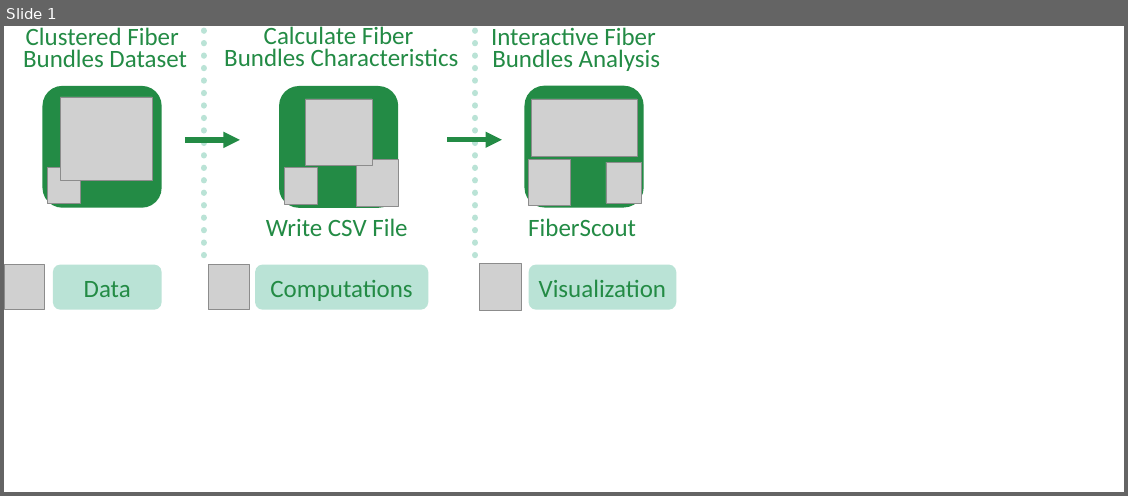
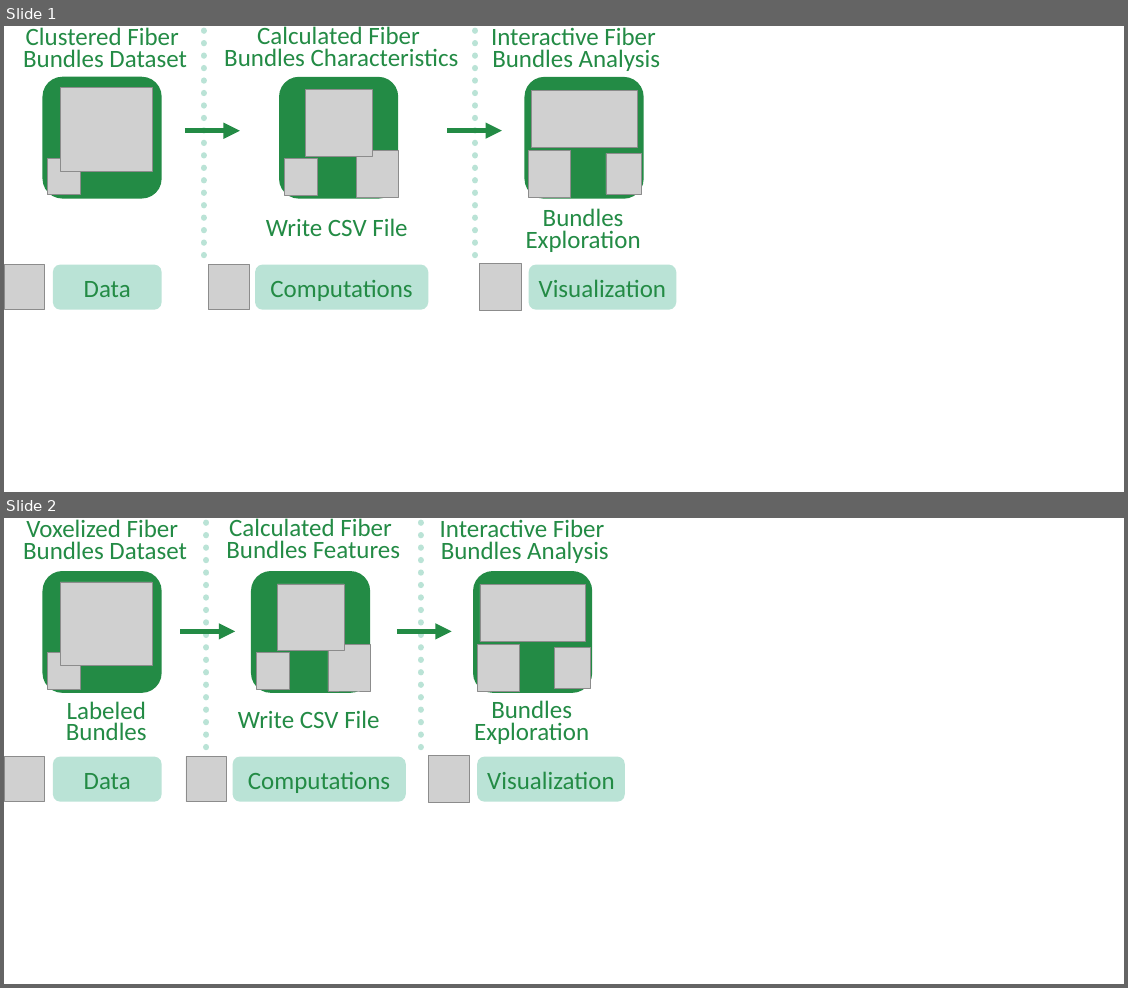
Before and after one commit to bhattaca/metaTracts_tvcg, a slide deck: images/MetaTractsToFiberScout_workflow.pptx. Shown one above the other, each under a label of ours: slide 1 before the commit, slides 1 and 2 after it. The pictures are 1128x496 and 1128x988 pixels, drawn with LibreOffice and Linux fonts; fonts in the diff are those of the drawing; grey boxes stand for pictures. Boxes give left, top, right and bottom in pixels: in the first picture for what was removed or moved away, otherwise in the second. Text is boxed around its words. In the diff, an @@ line names an element or a change of style, - is before the commit and + after.

```diff
--- a/images/MetaTractsToFiberScout_workflow.pptx
+++ b/images/MetaTractsToFiberScout_workflow.pptx
@@ slide 2 added at <box>4,518,1124,984</box>, background #FFFFFF @@
@@ text added at <box>23,519,186,559</box>, 32 pt, text #238B45 @@
+Voxelized Fiber
+Bundles Dataset
@@ line added from (206, 522) to (206, 751), #BAE3D6 8 pt dashed @@
@@ text added at <box>226,518,400,558</box>, 32 pt, text #238B45 @@
+Calculated Fiber
+Bundles Features
@@ line added from (421, 522) to (421, 755), #BAE3D6 8 pt dashed @@
@@ text added at <box>440,519,609,563</box>, 32 pt, text #238B45 @@
+Interactive Fiber
+Bundles Analysis
@@ rounded rectangle added at <box>43,571,162,693</box>, fill #238B45 @@
@@ picture added at <box>61,582,152,666</box> @@
@@ group added at <box>251,571,370,693</box>: 3 pictures, 1 rounded rectangle @@
@@ group added at <box>473,571,592,693</box>: 3 pictures, 1 rounded rectangle @@
@@ arrow added from (180, 631) to (235, 631), #238B45 7 pt @@
@@ arrow added from (397, 631) to (451, 631), #238B45 7 pt @@
@@ picture added at <box>47,653,80,689</box> @@
@@ text added at <box>66,701,147,740</box>, 32 pt, text #238B45 @@
+Labeled Bundles
@@ text added at <box>238,710,379,728</box>, 32 pt, text #238B45 @@
+Write CSV File
@@ text added at <box>474,700,589,744</box>, 32 pt, text #238B45 @@
+Bundles Exploration
@@ picture added at <box>4,757,44,802</box> @@
@@ rounded rectangle added at <box>53,757,162,802</box>, fill #BAE3D6, 32 pt, text #238B45 @@
+Data
@@ picture added at <box>186,757,226,802</box> @@
@@ rounded rectangle added at <box>232,757,405,802</box>, fill #BAE3D6, 32 pt, text #238B45 @@
+Computations
@@ picture added at <box>428,755,469,803</box> @@
@@ rounded rectangle added at <box>477,757,625,802</box>, fill #BAE3D6, 32 pt, text #238B45 @@
+Visualization
@@ slide 1 changed as well @@
@@ text at <box>257,26,419,50</box>: text changed @@
-Calculate Fiber
+Calculated Fiber
@@ 8 pictures, 3 rounded rectangles, 2 arrows: place and size @@
-8 pictures, 3 rounded rectangles, 2 arrows at <box>43,86,643,208</box>
+8 pictures, 3 rounded rectangles, 2 arrows at <box>43,77,643,199</box>
@@ text at <box>526,208,641,252</box>: text changed @@
-FiberScout
+Bundles Exploration
```
Also in this commit, not shown: 2 other files.
